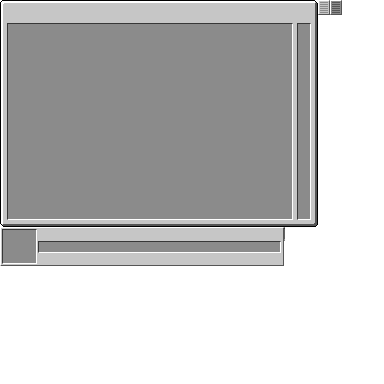
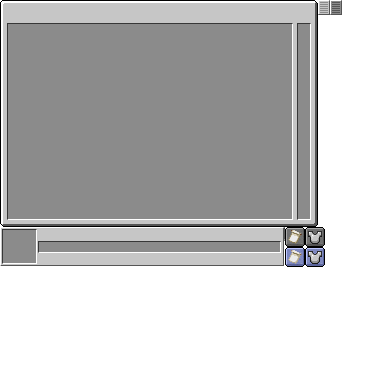
Comparing the layer stacks of the two 384 × 384 images. Changes:
added layer "flower_banner_pattern copy" above "flower_banner_pattern" over [288, 250, 302, 264]
added layer "flower_banner_pattern" above "iron_chestplate copy" over [288, 230, 302, 244]
added layer "iron_chestplate copy" above "iron_chestplate" over [308, 251, 322, 264]
added layer "iron_chestplate" above "Layer 1" over [308, 231, 322, 244]
painted on "Layer 1" over [285, 227, 325, 267]
